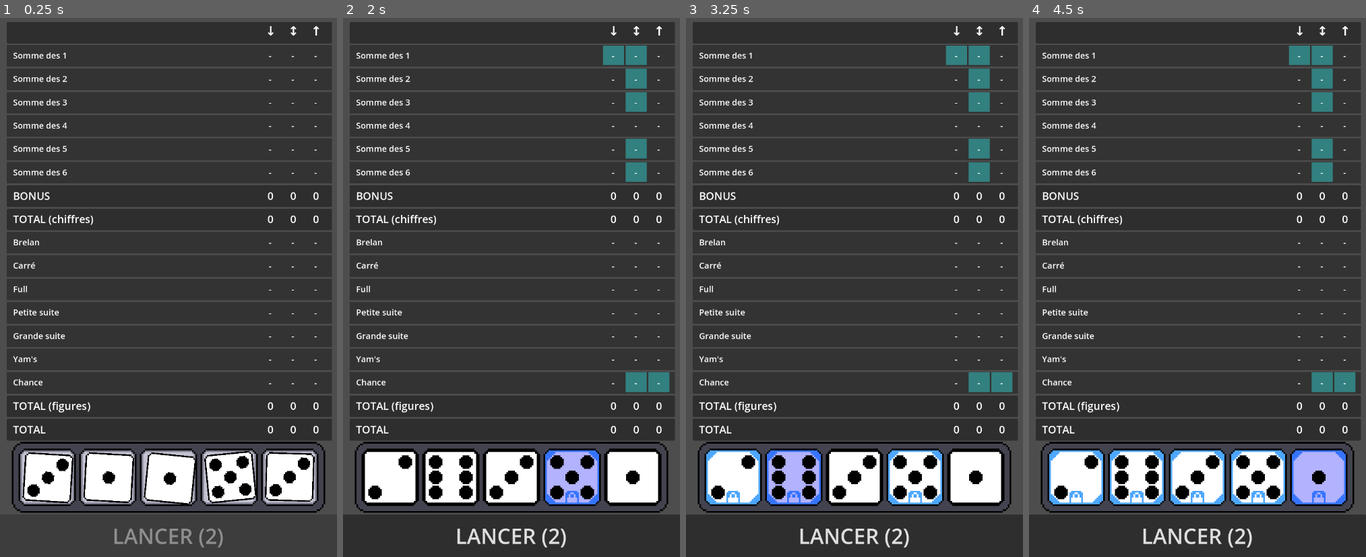
Above: before the commit, frames 1-4 (left to right).
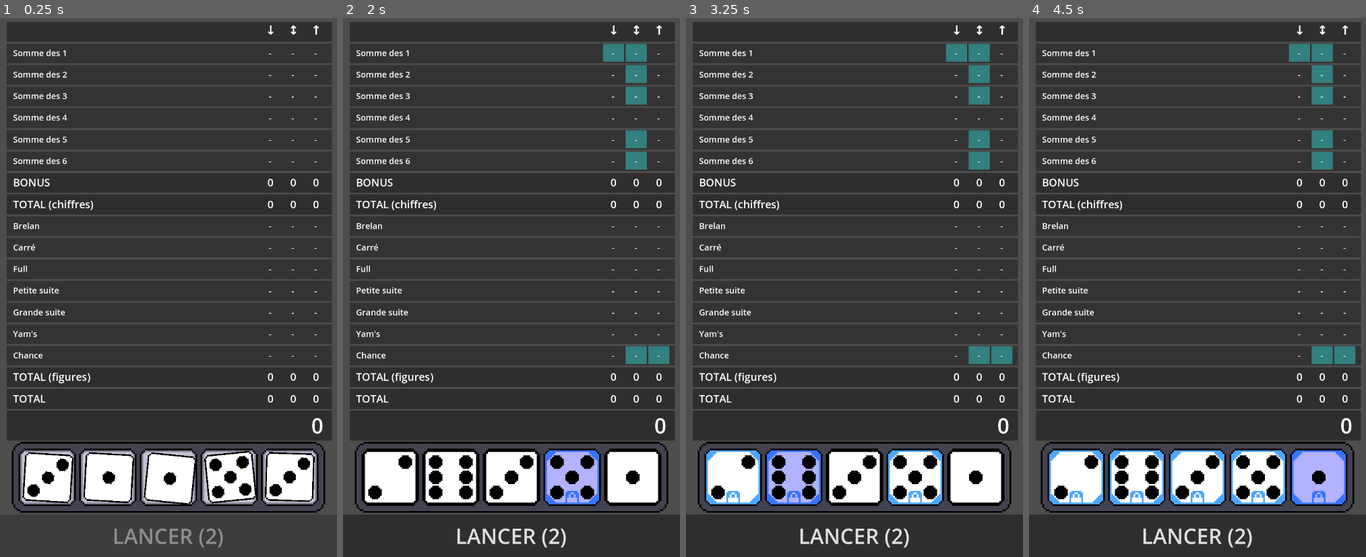
Above: after the commit, the same moments.

Repository: MicCode/yamsatro
Game: Godot game, scene res://main/main.tscn
Same seed, same stepped clock (60 frames per second), same inputs: the game is played once before the commit and once after it.
Inputs (mouse positions are in pixels of both pictures, inside the frame that each line leads up to):
- Up to frame 1 (0.25 s): no input
- Up to frame 2 (2 s): move the mouse to (612, 55) at 0.52 s; click (612, 55) at 0.67 s; click (572, 476) at 1.25 s
- Up to frame 3 (3.25 s): click (733, 476) at 2 s; click (793, 476) at 2.75 s
- Up to frame 4 (4.5 s): click (1197, 476) at 3.5 s; click (1318, 476) at 4.25 s

The runs differ from the first frame. In frame 1, 11% of the frame differs, in the area x 2-99%, y 1-78%; in frame 2, 12%; in frame 3, 12%; in frame 4, 12%.

Commit message:
feat: display total score

Diff:
--- a/globals/Game.gd
+++ b/globals/Game.gd
@@ -1,6 +1,7 @@
 extends Node
 
 signal game_variant_changed
+signal game_finished_changed
 signal active_figures_changed
 signal remaining_rolls_changed
 signal dice_rolling_changed
@@ -8,6 +9,7 @@
 signal score_changed
 
 var game_variant: Enums.GameVariants
+var game_finished = false
 var active_figures: Array[Enums.Figures] = []
 var all_dice: Array[Die] = []
 var remaining_rolls: int = 10000
@@ -140,6 +142,8 @@
 		active_figures = []
 		active_figures_changed.emit()
 		score_changed.emit()
+		if is_finished():
+			change_game_changed(true)
 
 func change_remaining_rolls(count: int):
 	remaining_rolls = count
@@ -148,6 +152,10 @@
 func change_dice_rolling(rolling: bool):
 	dice_rolling = rolling
 	dice_rolling_changed.emit()
+
+func change_game_changed(finished: bool):
+	game_finished = finished
+	game_finished_changed.emit()
 
 func has_straight(values: Array[int], length: int) -> bool:
 	for start in range(1, 8 - length):
@@ -192,3 +200,16 @@
 
 func get_line(figure: Enums.Figures, column: Enums.ScoreColumns):
 	return Scores.columns[column].lines.filter(func(l: SLine): return l.figure == figure).front()
+
+func is_finished() -> bool:
+	var down_column: SColumn = Scores.columns[Enums.ScoreColumns.DOWN]
+	if down_column.is_complete():
+		match game_variant:
+			Enums.GameVariants.SIMPLE:
+				return true
+			Enums.GameVariants.FULL:
+				var free_column: SColumn = Scores.columns[Enums.ScoreColumns.FREE]
+				var up_column: SColumn = Scores.columns[Enums.ScoreColumns.UP]
+				return free_column.is_complete() && up_column.is_complete()
+
+	return false
--- a/globals/Scores.gd
+++ b/globals/Scores.gd
@@ -5,3 +5,6 @@
 	Enums.ScoreColumns.FREE: SColumn.createEmpty(),
 	Enums.ScoreColumns.UP: SColumn.createEmpty(),
 }
+
+func get_total() -> int:
+	return columns[Enums.ScoreColumns.DOWN].totals[Enums.SumCategories.TOTAL] + columns[Enums.ScoreColumns.FREE].totals[Enums.SumCategories.TOTAL] + columns[Enums.ScoreColumns.UP].totals[Enums.SumCategories.TOTAL]
--- a/types/die-face.gd
+++ b/types/die-face.gd
@@ -4,9 +4,9 @@
 @export var value: int;
 @export var special: bool;
 
-static func build(name: String, value: int, special: bool = false):
+static func build(_name: String, _value: int, _special: bool = false):
 	var die = DieFace.new()
-	die.name = name
-	die.value = value
-	die.special = special
+	die.name = _name
+	die.value = _value
+	die.special = _special
 	return die
--- a/ui/scores/ScoresUI.gd
+++ b/ui/scores/ScoresUI.gd
@@ -2,6 +2,8 @@
 
 func _ready() -> void:
 	Game.game_variant_changed.connect(_on_game_variant_changed)
+	Game.score_changed.connect(_on_score_changed)
+	%TotalScoreLabel.text = str(Scores.get_total())
 
 func _on_game_variant_changed(new_game_variant: Enums.GameVariants):
 	if new_game_variant == Enums.GameVariants.FULL:
@@ -10,3 +12,6 @@
 	else:
 		%HeaderB.hide()
 		%HeaderC.hide()
+
+func _on_score_changed():
+	%TotalScoreLabel.text = str(Scores.get_total())
--- a/ui/scores/ScoresUI.tscn
+++ b/ui/scores/ScoresUI.tscn
@@ -159,5 +159,29 @@
 layout_mode = 2
 category = 3
 
+[node name="TotalScore" type="Panel" parent="Panel/Container"]
+layout_mode = 2
+size_flags_vertical = 3
+size_flags_stretch_ratio = 1.5
+
+[node name="HBoxContainer" type="HBoxContainer" parent="Panel/Container/TotalScore"]
+layout_mode = 1
+anchors_preset = -1
+anchor_right = 0.996
+anchor_bottom = 0.959
+offset_right = -16.912
+offset_bottom = 0.910995
+
+[node name="EmptyLabel" type="Label" parent="Panel/Container/TotalScore/HBoxContainer"]
+layout_mode = 2
+size_flags_horizontal = 3
+size_flags_vertical = 1
+
+[node name="TotalScoreLabel" type="Label" parent="Panel/Container/TotalScore/HBoxContainer"]
+unique_name_in_owner = true
+layout_mode = 2
+theme_override_font_sizes/font_size = 50
+text = "999"
+
 [connection signal="mouse_entered" from="Panel/Container/Headers/HeadersLine" to="Panel/Container/Headers/HeadersLine" method="_on_mouse_entered"]
 [connection signal="mouse_exited" from="Panel/Container/Headers/HeadersLine" to="Panel/Container/Headers/HeadersLine" method="_on_mouse_exited"]
Not shown, changed: README.md
